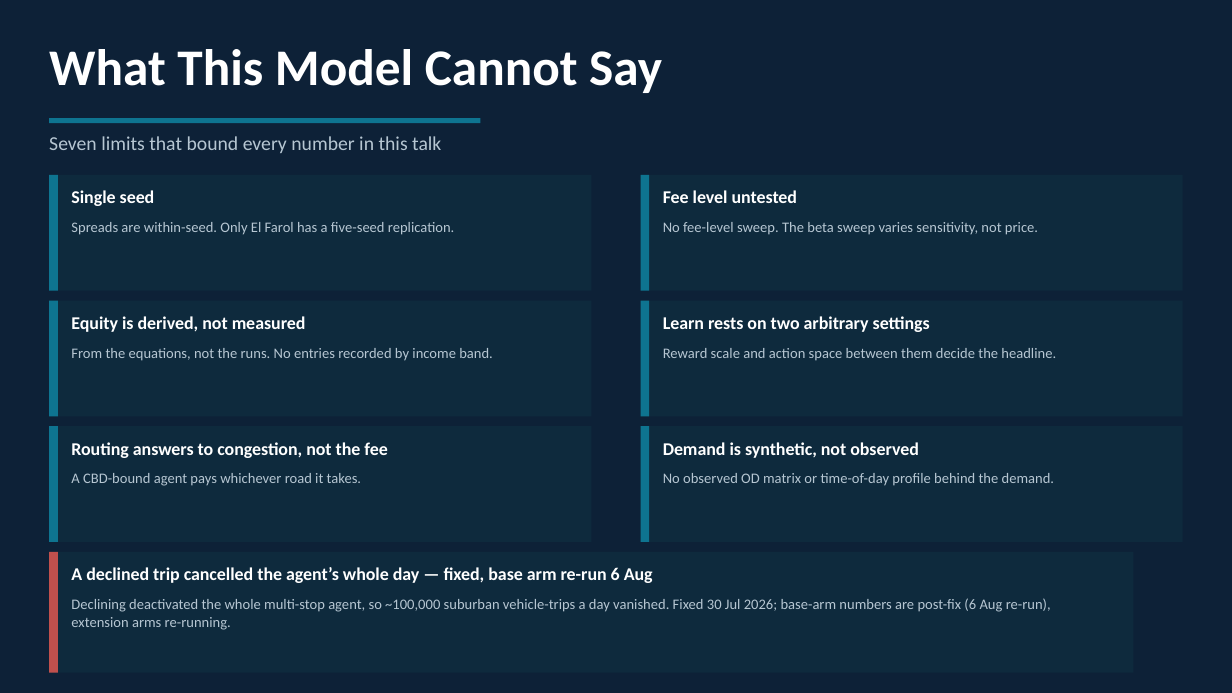
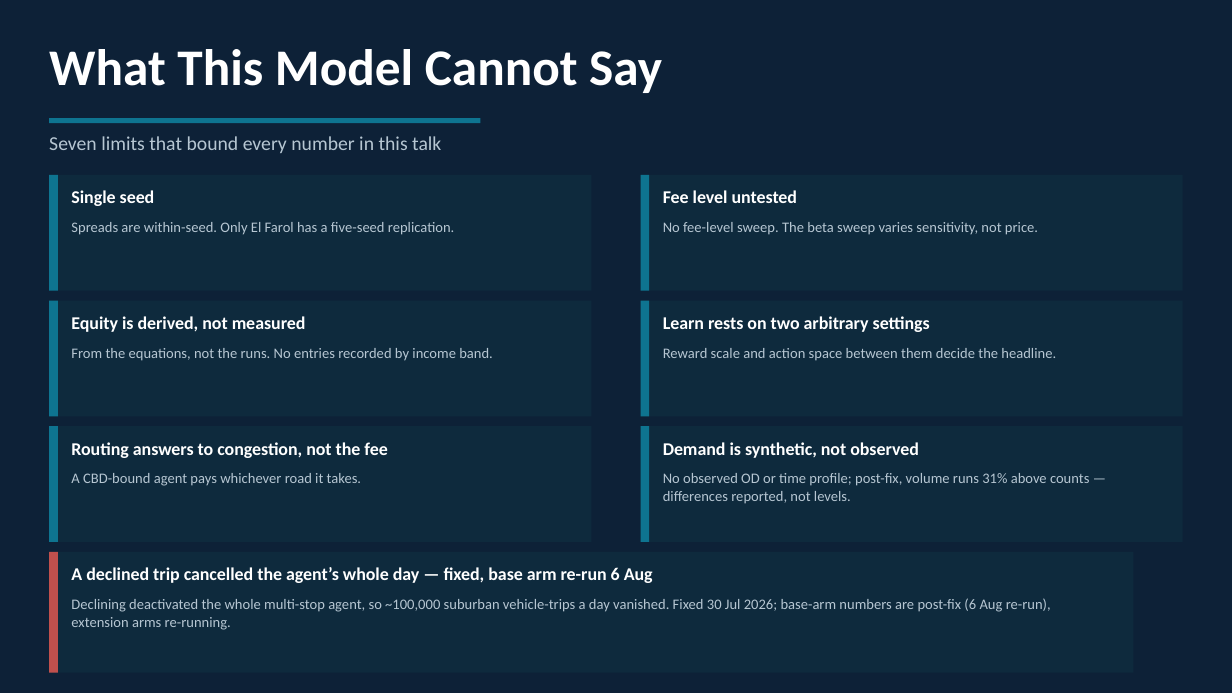
Before and after one commit to dataandcrowd/SSC2026, a slide deck: slide 21 of presentation/SSC2026_presentation.pptx. Drawn at 1232x693 pixels with LibreOffice and Linux fonts; fonts in the diff are those of the drawing. Boxes give left, top, right and bottom in pixels: in the first picture for what was removed or moved away, otherwise in the second. Text is boxed around its words. In the diff, an @@ line names an element or a change of style, - is before the commit and + after.

```diff
--- a/presentation/SSC2026_presentation.pptx
+++ b/presentation/SSC2026_presentation.pptx
@@ text at (x1=663, y1=473, x2=1089, y2=504): text changed @@
-No observed OD matrix or time-of-day profile behind the demand.
+No observed OD or time profile; post-fix, volume runs 31% above counts — differences reported, not levels.
```
Also in this commit, not shown: 2 other slides changed, 13 other files.
